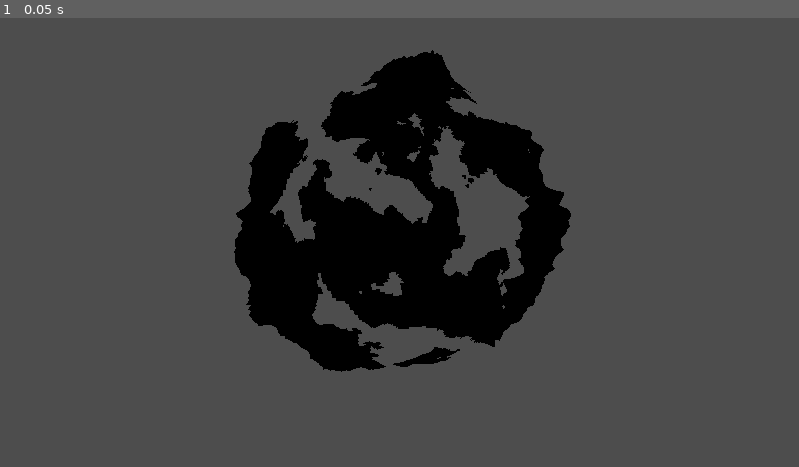
Above: before the commit, frame 1.
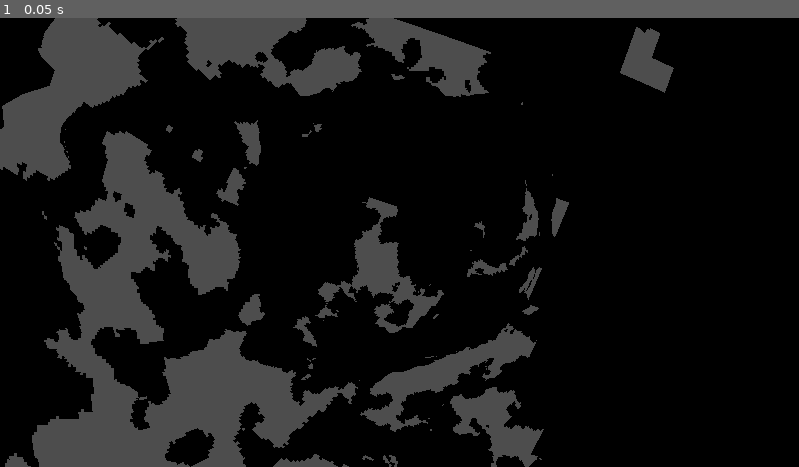
Above: after the commit, the same moment.

Repository: corneliusphi-personal/shellworld
Game: Godot game, scene res://main.tscn
Same seed, same stepped clock (60 frames per second), same inputs: the game is played once before the commit and once after it. The project has no main scene, so this scene is started directly.
Inputs:
- Up to frame 1 (0.05 s): no input

The runs differ from the first frame. In frame 1, 65% of the frame differs, in the area x 0-100%, y 0-100%.

Commit message:
partially working biomes

Diff:
--- /dev/null
+++ b/Biome.gd
@@ -0,0 +1,47 @@
+@tool
+extends Resource
+
+class_name Biome
+
+static func generateBiomeTexture(shellWorldData: ShellWorldData) -> ImageTexture:
+	var imageTexture : ImageTexture
+
+	var height = shellWorldData.biomes.size()
+	if (height > 0):
+		var width = shellWorldData.biomes[0].gradient.width
+		var data : PackedByteArray
+
+		for biome in shellWorldData.biomes:
+			var biomeData = biome.gradient.get_image().get_data()
+			data.append_array(biomeData)
+
+		var newImage = Image.create_from_data(width, height, false, Image.FORMAT_RGBA8, data)
+		newImage.clear_mipmaps()
+		imageTexture = ImageTexture.create_from_image(newImage)
+		imageTexture.resource_name = "Biome Texture"
+	return imageTexture
+
+static func biome_percent_from_point(pointOnUnitSphere: Vector3, shellWorldData: ShellWorldData) -> float:
+	var distanceFromEquator = abs(pointOnUnitSphere.y)
+	var noise = shellWorldData.biomeNoise.get_noise_3dv(pointOnUnitSphere)
+	distanceFromEquator += noise * shellWorldData.biomeAmplitude
+
+	if (shellWorldData.biomes.size() <= 1):
+		return 0.0
+
+	# Find the highest biome whose startHeight is less than or equal to distanceFromEquator
+	var biomeIndex : float = 0.0
+	for i in range(shellWorldData.biomes.size()):
+		if shellWorldData.biomes[i].startHeight <= distanceFromEquator:
+			biomeIndex = i
+		else:
+			break
+
+	return biomeIndex/(shellWorldData.biomes.size() - 1)
+	# Explicitly map distances to biome indices
+	#if distanceFromEquator < 0.125:  # Near equator
+		#return 0.0  # Biome 0 (blue)
+	#elif distanceFromEquator < 0.375:  # Mid-latitudes
+		#return 0.5  # Biome 1 (red)
+	#else:  # Near poles
+		#return 1.0  # Biome 2 (green)
--- /dev/null
+++ b/BiomeData.gd
@@ -0,0 +1,16 @@
+@tool
+extends Resource
+
+class_name BiomeData
+
+@export var gradient : GradientTexture1D:
+	set(value):
+		gradient = value
+		emit_changed()
+		if gradient != null && not gradient.is_connected("changed", emit_changed):
+			gradient.connect("changed", emit_changed)
+
+@export var startHeight : float:
+	set(value):
+		startHeight = value
+		emit_changed()
--- a/Shell.gd
+++ b/Shell.gd
@@ -14,17 +14,21 @@
 var shellData: ShellData
 
 func _init(noiseFilter : NoiseFilter, _shellData) -> void:
+	print("Shell: Creating this shell")
 	shellData = _shellData
 	shellData.maxHeight = -999999.0
 	shellData.minHeight = 9999999.0
 	if (material == null):
-		print("Setting Material")
+		print("Shell: Setting Material")
 		material = ShaderMaterial.new()
 	if (material.shader == null):
-		print("Setting Material Shader")
+		print("Shell: Setting Material Shader")
 		var HeightShader := load("res://heightShader.gdshader")
-		print("Shader will be: ", HeightShader)
+		print("Shell: Shader will be: ", HeightShader)
 		material.shader = HeightShader
+		print("Shell: Shader set to: ", material.shader)
+		print("Shell: Material is: ", material)
+	print("Shell: Creating shell faces")
 	up = ShellMeshFace.new(Vector3.UP, noiseFilter, material, shellData)
 	down = ShellMeshFace.new(Vector3.DOWN, noiseFilter, material, shellData)
 	left = ShellMeshFace.new(Vector3.LEFT, noiseFilter, material, shellData)
--- a/ShellData.gd
+++ b/ShellData.gd
@@ -6,6 +6,7 @@
 # Calculated Variables
 var minHeight: float = 99999.0
 var maxHeight: float = -999999.0
+var biomeTexture: ImageTexture
 
 @export var noiseMaps : Array[FastNoiseLite]:
 	set(value):
--- a/ShellMeshFace.gd
+++ b/ShellMeshFace.gd
@@ -8,7 +8,12 @@
 var material: ShaderMaterial
 var shellData: ShellData
 
-func _init(_normal : Vector3, _noiseFilter : NoiseFilter, _material: ShaderMaterial, _shellData: ShellData) -> void:
+func _init(
+	_normal : Vector3,
+	_noiseFilter : NoiseFilter,
+	_material: ShaderMaterial,
+	_shellData: ShellData
+) -> void:
 	normal = _normal
 	noiseFilter = _noiseFilter
 	material = _material
@@ -52,8 +57,9 @@
 			var axisAOffset = (percent.x - 0.5) * 2.0 * axisA
 			var axisBOffset = (percent.y - 0.5) * 2.0 * axisB
 			var pointOnUnitCube = normal + axisAOffset + axisBOffset
-			var pointOnUnitSphere = pointOnUnitCube.normalized() * radius
-			var result = noiseFilter.evaluate(pointOnUnitSphere, shellWorldData, shellData)
+			var pointOnUnitSphere = pointOnUnitCube.normalized()
+			var pointOnSphere = pointOnUnitSphere * radius
+			var result = noiseFilter.evaluate(pointOnSphere, shellWorldData, shellData)
 			var pointWithElevation = result[0]
 			var pointBelowElevation = result[1]
 			var elevation = result[2]
@@ -69,8 +75,10 @@
 			elevation_array[j] = -elevation
 			normal_array[i] = normal
 			normal_array[j] = -normal
-			uv_array[i] = percent
-			uv_array[j] = percent
+			var biomePercent = Biome.biome_percent_from_point(pointOnUnitSphere, shellWorldData)
+			# Debug points at key latitudes
+			uv_array[i] = Vector2(0.0, biomePercent)
+			uv_array[j] = Vector2(0.0, biomePercent)
 
 			i += 1
 			j += 1
@@ -115,6 +123,15 @@
 	_mesh.add_surface_from_arrays(Mesh.PRIMITIVE_TRIANGLES, arrays)
 	_mesh.surface_set_material(0, material)
 	self.mesh = _mesh
+	print("ShellMeshFace: Material is: ", material)
+	print("ShellMeshFace: Shader is: ", material.shader)
+	print("ShellMeshFace: minHeight: ", shellData.minHeight)
+	print("ShellMeshFace: maxHeight: ", shellData.maxHeight)
 	self.material.set_shader_parameter("min_height", shellData.minHeight)
 	self.material.set_shader_parameter("max_height", shellData.maxHeight)
-	self.material.set_shader_parameter("height_color", shellWorldData.heightColor)
+	print("ShellMeshFace: Setting height_color texture: ", shellData.biomeTexture)
+	if shellData.biomeTexture != null:
+		print("Texture size: ", shellData.biomeTexture.get_size())
+		print("Texture format: ", shellData.biomeTexture.get_format())
+		print("Texture data: ", shellData.biomeTexture.get_image().get_data().slice(0, 16))
+	self.material.set_shader_parameter("height_color", shellData.biomeTexture)
--- a/ShellWorld.gd
+++ b/ShellWorld.gd
@@ -25,6 +25,29 @@
 		if (shell != null):
 			print("ShellWorld: freeing shell")
 			shell.queue_free()
+
+	generate_shell_data()
+
+	noiseFilter = NoiseFilter.new(shellWorldData)
+
+	if (shellWorldData.biomeNoise == null):
+		shellWorldData.biomeNoise = FastNoiseLite.new()
+	var biomeTexture = Biome.generateBiomeTexture(shellWorldData)
+	print("Generated biome texture: ", biomeTexture)
+	if biomeTexture != null:
+		print("Generated texture size: ", biomeTexture.get_size())
+		print("Generated texture format: ", biomeTexture.get_format())
+		print("Generated texture data: ", biomeTexture.get_image().get_data().slice(0, 16))
+
+	print("ShellWorld: creating Shell")
+	shellArray.resize(shellWorldData.shellCount)
+	for i in range(shellWorldData.shellCount):
+		shellWorldData.shellData[i].biomeTexture = biomeTexture
+		var shell = Shell.new(noiseFilter, shellWorldData.shellData[i])
+		shellArray[i] = shell
+		add_child(shell)
+
+func generate_shell_data() -> void:
 	if (shellWorldData.shellData.size() < shellWorldData.shellCount):
 		var extraShells =  shellWorldData.shellCount - shellWorldData.shellData.size()
 		print("Need more ShellData: ", extraShells)
@@ -48,14 +71,6 @@
 				print("setting perlin")
 				shellWorldData.shellData[i].noiseMaps[j].noise_type = FastNoiseLite.NoiseType.TYPE_PERLIN
 				shellWorldData.shellData[i].noiseMaps[j].fractal_octaves = 1
-	noiseFilter = NoiseFilter.new(shellWorldData)
-	print("ShellWorld: creating Shell")
-	shellArray.resize(shellWorldData.shellCount)
-	for i in range(shellWorldData.shellCount):
-		var shell = Shell.new(noiseFilter, shellWorldData.shellData[i])
-		shellArray[i] = shell
-		add_child(shell)
-
 
 func on_data_changed() -> void:
 	print("ShellWorld: on_data_changed")
--- a/ShellWorldData.gd
+++ b/ShellWorldData.gd
@@ -32,13 +32,37 @@
 	set(value):
 		noiseLayers = value
 		emit_changed()
+		for i in range(noiseLayers.size()):
+			if noiseLayers[i] != null && not noiseLayers[i].is_connected("changed", emit_changed):
+				noiseLayers[i].connect("changed", emit_changed)
 
 @export var shellData : Array[ShellData] = []:
 	set(value):
 		shellData = value
 		emit_changed()
+		for i in range(shellData.size()):
+			if shellData[i] != null && not shellData[i].is_connected("changed", emit_changed):
+				shellData[i].connect("changed", emit_changed)
+
+@export var biomes : Array[BiomeData] = []:
+	set(value):
+		biomes = value
+		emit_changed()
+		for i in range(biomes.size()):
+			if biomes[i] != null && not biomes[i].is_connected("changed", emit_changed):
+				biomes[i].connect("changed", emit_changed)
 
 @export var heightColor : GradientTexture1D:
 	set(value):
 		heightColor = value
 		emit_changed()
+
+@export var biomeNoise : FastNoiseLite:
+	set(value):
+		biomeNoise = value
+		emit_changed()
+
+@export var biomeAmplitude : float = 1.0:
+		set(value):
+			biomeAmplitude = value
+			emit_changed()
--- /dev/null
+++ b/generic_height_coloration.tres
@@ -0,0 +1,8 @@
+[gd_resource type="GradientTexture1D" load_steps=2 format=3 uid="uid://dw60enei0wtdk"]
+
+[sub_resource type="Gradient" id="Gradient_h88uu"]
+offsets = PackedFloat32Array(0, 0.458904, 0.469178, 0.506849, 0.513699, 0.544521, 0.664384, 0.739726, 0.784247, 0.835616, 0.928082)
+colors = PackedColorArray(0.713607, 0.500098, 0, 1, 0.808091, 0.704094, 0.289477, 1, 0.2, 0.388235, 0.960784, 1, 0.0548577, 0.0360861, 0.879657, 1, 0.808091, 0.704094, 0.289477, 1, 0, 0.243137, 0.0156863, 1, 0.211765, 0.913725, 0.0588235, 1, 0.908929, 0.480705, 0.148365, 1, 0.909804, 0.501961, 0.12549, 1, 0.83516, 0.817691, 0.814836, 1, 1, 1, 1, 1)
+
+[resource]
+gradient = SubResource("Gradient_h88uu")
--- a/heightShader.gdshader
+++ b/heightShader.gdshader
@@ -7,16 +7,33 @@
 varying float height;
 
 void fragment() {
-	// Scale down the height values to a more reasonable range
-	//float scaled_height = height * 0.1; // Scale down by a factor of 10
 	float t = (height - min_height) / (max_height - min_height);
 
-	// Debug: Show the height value directly
-	//ALBEDO = vec3(t);
-
-	// Uncomment this line to use the color gradient
-	vec3 color = texture(height_color, vec2(t, 0.0)).rgb;
-	ALBEDO = color;
+	//if (UV.y<0.0) {
+		//ALBEDO = vec3(1.0, 0.0, 0.0);  // low
+	//} else if (UV.y > 1.0) {
+		//ALBEDO = vec3(0.0, 1.0, 0.0);  // high
+	//} else {
+		// Sample from the exact center of each biome row and clamp the coordinates
+		vec2 uv = vec2(0.5, clamp(UV.y, 0.0, 1.0));
+		vec4 tex_color = texture(height_color, vec2(t, 0.0));
+		ALBEDO = tex_color.rgb;
+	//}
+	//// Sample from the exact center of each biome row and clamp the coordinates
+	//vec2 uv = vec2(0.5, clamp(UV.y, 0.0, 1.0));
+	//vec4 tex_color = texture(height_color, uv);
+	//
+	//// Debug: Show biome index as color
+	//if (UV.y < 0.33) {
+		////ALBEDO = vec3(1.0, 0.0, 0.0);  // Red for biome 0
+	//} else if (UV.y < 0.66) {
+		////ALBEDO = vec3(0.0, 1.0, 0.0);  // Green for biome 1
+	//} else {
+		////ALBEDO = vec3(0.0, 0.0, 1.0);  // Blue for biome 2
+	//}
+	//
+	//ALBEDO = tex_color.rgb;
+	////ALBEDO = texture(height_color, vec2(t, 1)).rgb;
 }
 
 void vertex() {
--- a/shell_world.tscn
+++ b/shell_world.tscn
@@ -1,16 +1,31 @@
-[gd_scene load_steps=26 format=3 uid="uid://c3hwgecf51d21"]
+[gd_scene load_steps=30 format=3 uid="uid://c3hwgecf51d21"]
 
 [ext_resource type="Script" uid="uid://d288omvnys74" path="res://ShellWorld.gd" id="1_fmpp2"]
 [ext_resource type="Script" uid="uid://c5oq4ud0sachq" path="res://NoiseLayerData.gd" id="2_cydbd"]
 [ext_resource type="Script" uid="uid://5mnynu7w3tdk" path="res://ShellWorldData.gd" id="2_gykyr"]
+[ext_resource type="Script" uid="uid://dsree8orfh2py" path="res://BiomeData.gd" id="2_pywq7"]
+[ext_resource type="Texture2D" uid="uid://dw60enei0wtdk" path="res://generic_height_coloration.tres" id="3_cvjud"]
 [ext_resource type="Script" uid="uid://bormt8jrii4n1" path="res://ShellData.gd" id="4_h88uu"]
 
-[sub_resource type="Gradient" id="Gradient_h88uu"]
-offsets = PackedFloat32Array(0, 0.458904, 0.469178, 0.506849, 0.513699, 0.544521, 0.664384, 0.756849, 0.835616, 0.928082)
-colors = PackedColorArray(0.713607, 0.500098, 0, 1, 0.808091, 0.704094, 0.289477, 1, 0.2, 0.388235, 0.960784, 1, 0.0548577, 0.0360861, 0.879657, 1, 0.808091, 0.704094, 0.289477, 1, 0, 0.243137, 0.0156863, 1, 0.211765, 0.913725, 0.0588235, 1, 0.905456, 0.485082, 0.102139, 1, 0.83516, 0.817691, 0.814836, 1, 1, 1, 1, 1)
+[sub_resource type="FastNoiseLite" id="FastNoiseLite_rukmi"]
 
-[sub_resource type="GradientTexture1D" id="GradientTexture1D_pywq7"]
-gradient = SubResource("Gradient_h88uu")
+[sub_resource type="Resource" id="Resource_usmoy"]
+script = ExtResource("2_pywq7")
+gradient = ExtResource("3_cvjud")
+startHeight = 0.0
+metadata/_custom_type_script = "uid://dsree8orfh2py"
+
+[sub_resource type="Resource" id="Resource_va1kx"]
+script = ExtResource("2_pywq7")
+gradient = ExtResource("3_cvjud")
+startHeight = 0.25
+metadata/_custom_type_script = "uid://dsree8orfh2py"
+
+[sub_resource type="Resource" id="Resource_hb2pn"]
+script = ExtResource("2_pywq7")
+gradient = ExtResource("3_cvjud")
+startHeight = 0.5
+metadata/_custom_type_script = "uid://dsree8orfh2py"
 
 [sub_resource type="FastNoiseLite" id="FastNoiseLite_cydbd"]
 
@@ -101,15 +116,19 @@
 [sub_resource type="Resource" id="Resource_cydbd"]
 script = ExtResource("2_gykyr")
 renderTopOnly = false
-globalResolution = 5
+globalResolution = 4
 radius = 20
-shellCount = 1
+shellCount = 2
 removeZeroTriangles = true
 noiseLayers = Array[ExtResource("2_cydbd")]([SubResource("Resource_h88uu"), SubResource("Resource_pywq7"), SubResource("Resource_cvjud")])
 shellData = Array[ExtResource("4_h88uu")]([SubResource("Resource_mxpq0"), SubResource("Resource_rukmi"), SubResource("Resource_c8nbw")])
-heightColor = SubResource("GradientTexture1D_pywq7")
+biomes = Array[ExtResource("2_pywq7")]([SubResource("Resource_usmoy"), SubResource("Resource_va1kx"), SubResource("Resource_hb2pn")])
+heightColor = ExtResource("3_cvjud")
+biomeNoise = SubResource("FastNoiseLite_rukmi")
+biomeAmplitude = 0.0
 metadata/_custom_type_script = "uid://5mnynu7w3tdk"
 
 [node name="ShellWorld" type="Node3D"]
+transform = Transform3D(0.405244, -0.658742, 0.633905, -0.354814, -0.752369, -0.55502, 0.842546, 0, -0.538624, 0, 0, 0)
 script = ExtResource("1_fmpp2")
 shellWorldData = SubResource("Resource_cydbd")
Not shown, added: Biome.gd.uid
Not shown, added: BiomeData.gd.uid
